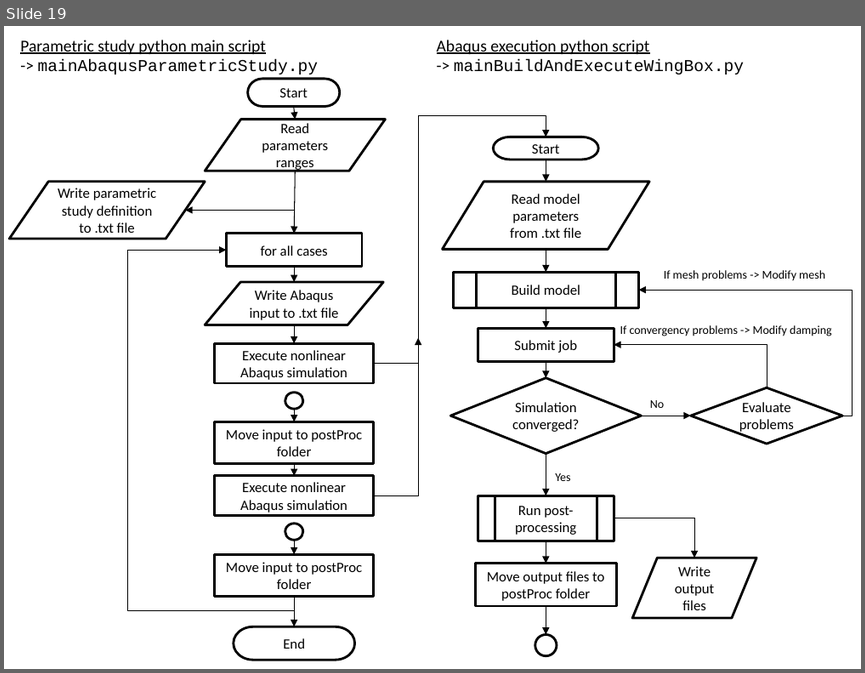
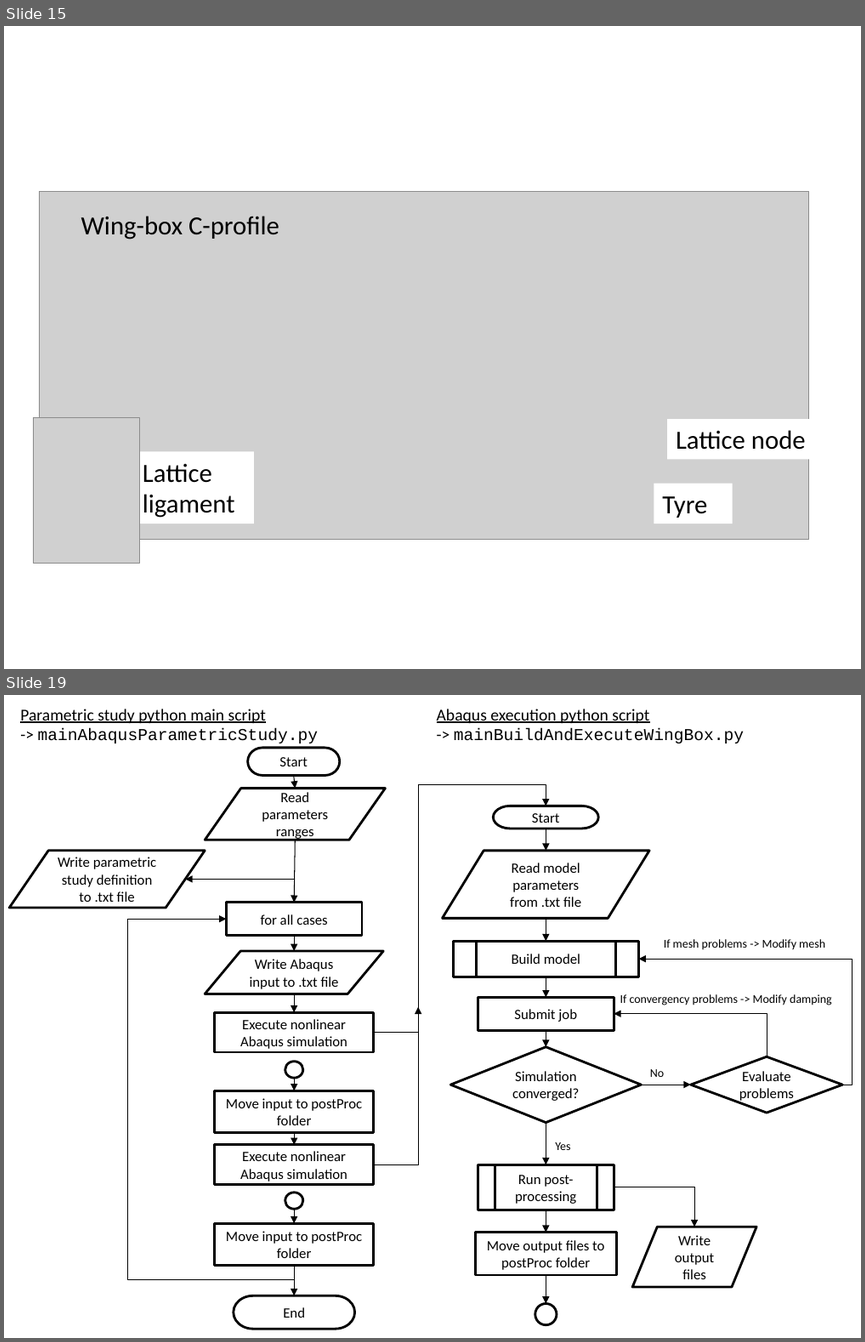
Before and after one commit to AlejandroValverde/latex, a slide deck: figures/figures.pptx. Shown one above the other, each under a label of ours: slide 19 before the commit, slides 15 and 19 after it; the slides between them are not shown. The pictures are 865x673 and 865x1342 pixels, drawn with LibreOffice and Linux fonts; fonts in the diff are those of the drawing; grey boxes stand for pictures. Boxes give left, top, right and bottom in pixels: in the first picture for what was removed or moved away, otherwise in the second. Text is boxed around its words. In the diff, an @@ line names an element or a change of style, - is before the commit and + after.

```diff
--- a/figures/figures.pptx
+++ b/figures/figures.pptx
@@ slide 15 added at (4,26,861,669), background #FFFFFF @@
@@ picture added at (40,192,810,539) @@
@@ text added at (81,216,279,239), 22 pt, text #000000 @@
+Wing-box C-profile
@@ picture added at (34,418,140,562) @@
@@ rectangle added at (667,419,846,459), fill #FFFFFF, 22 pt, text #000000 @@
+Lattice node
@@ rectangle added at (134,451,254,523), fill #FFFFFF, 22 pt, text #000000 @@
+Lattice
+ligament
@@ rectangle added at (653,482,732,523), fill #FFFFFF, 22 pt, text #000000 @@
+Tyre
```
Also in this commit, not shown: 8 slides changed, 6 other slides added, 7 slides removed, 19 other files.
